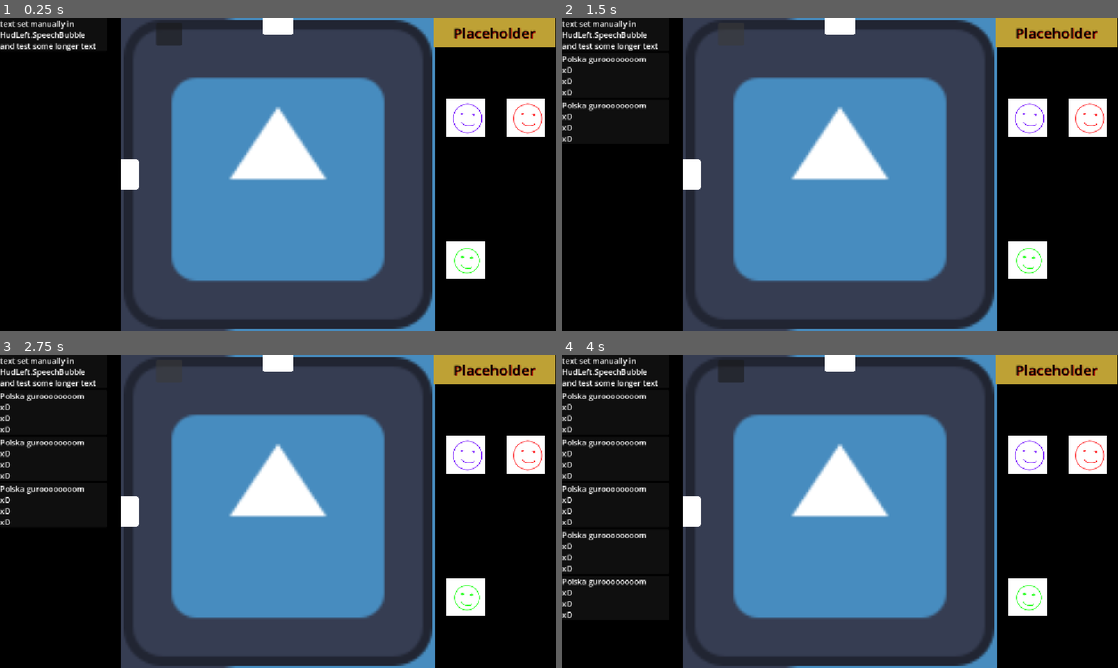
Above: before the commit, frames 1-4 (two rows, left to right).
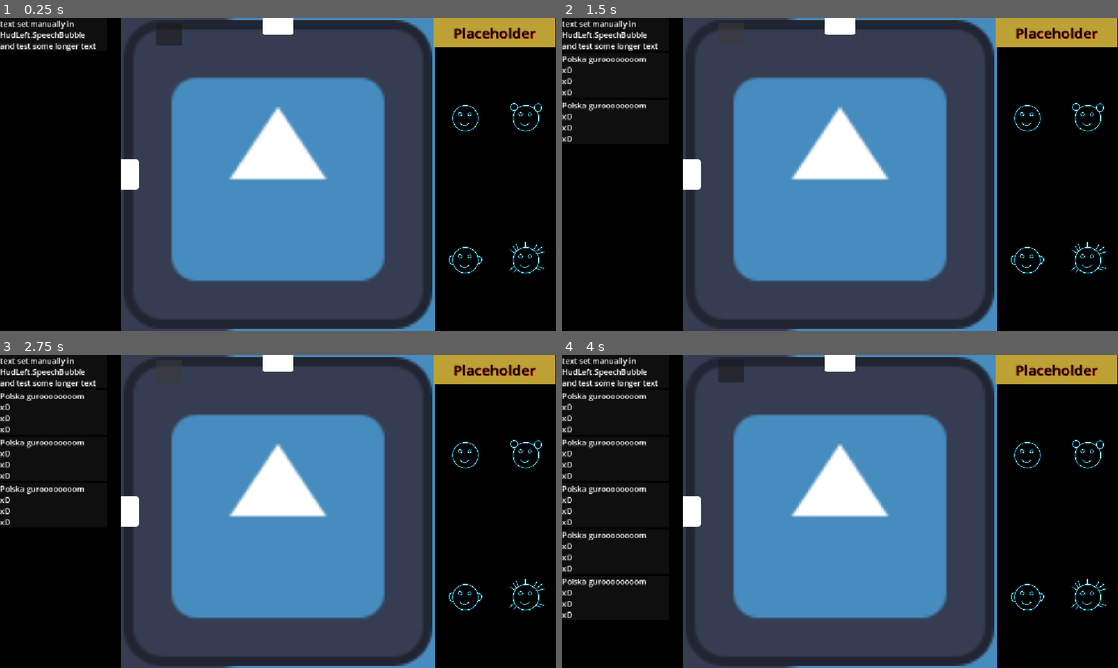
Above: after the commit, the same moments.

Repository: Wallted/ldjam-60
Game: Godot game, scene res://main.tscn
Same seed, same stepped clock (60 frames per second), same inputs: the game is played once before the commit and once after it. The engine's default icon, where the game draws it, is replaced by a stand-in: a white triangle on a blue panel in a dark square.
Inputs (mouse positions are in pixels of both pictures, inside the frame that each line leads up to):
- Up to frame 1 (0.25 s): no input
- Up to frame 2 (1.5 s): click (728, 33) at 0.5 s; click (728, 33) at 1.25 s
- Up to frame 3 (2.75 s): click (166, 370) at 2 s
- Up to frame 4 (4 s): tap Enter at 2.75 s; move the mouse to (962, 495) at 2.77 s; click (962, 495) at 2.92 s; tap Space at 3.5 s; move the mouse to (728, 527) at 3.52 s; click (728, 527) at 3.67 s

The runs differ from the first frame. In frame 1, 2.7% of the frame differs, in the area x 80-98%, y 25-84%; in frame 2, 2.7%; in frame 3, 2.7%; in frame 4, 2.7%.

Commit message:
[GUI] new graphics - so pointless

Diff:
--- a/HUD/hud_right.tscn
+++ b/HUD/hud_right.tscn
@@ -73,3 +73,7 @@
 [node name="Person3" parent="GridContainer" unique_id=1189271323 instance=ExtResource("2_ccku2")]
 layout_mode = 2
 person_id = 3
+
+[node name="Person4" parent="GridContainer" unique_id=1940082769 instance=ExtResource("2_ccku2")]
+layout_mode = 2
+person_id = 4
--- a/HUD/person.tscn
+++ b/HUD/person.tscn
@@ -6,20 +6,18 @@
 [ext_resource type="Texture2D" uid="uid://kbciljqqdhvi" path="res://img/placeholder_1_talking_1.png" id="3_r73l3"]
 [ext_resource type="Texture2D" uid="uid://djt4o420wvuig" path="res://img/placeholder_3_idle.png" id="4_qvx2b"]
 [ext_resource type="Texture2D" uid="uid://qjj6t7nh1atq" path="res://img/placeholder_1_talking_2.png" id="4_wxnko"]
+[ext_resource type="Texture2D" uid="uid://yjtwwdhgh4ca" path="res://img/placeholder_4_idle.png" id="5_83s5o"]
 [ext_resource type="Texture2D" uid="uid://d3kvq5113d84l" path="res://img/placeholder_2_talking_1.png" id="6_mfyg2"]
 [ext_resource type="Texture2D" uid="uid://c6ycp27o1x2q" path="res://img/placeholder_2_talking_2.png" id="7_icjey"]
 [ext_resource type="Texture2D" uid="uid://bthsgbfx76kst" path="res://img/placeholder_3_talking_1.png" id="9_3jopy"]
 [ext_resource type="Texture2D" uid="uid://cukcb1drnxbb5" path="res://img/placeholder_3_talking_2.png" id="10_3cu1k"]
+[ext_resource type="Texture2D" uid="uid://cf41xye4khd6x" path="res://img/placeholder_4_talking_1.png" id="12_2evq3"]
+[ext_resource type="Texture2D" uid="uid://yykd1n35yare" path="res://img/placeholder_4_talking_2.png" id="13_owash"]
 
 [sub_resource type="StyleBoxFlat" id="StyleBoxFlat_g8veb"]
 bg_color = Color(0.6, 0.6, 0.6, 0)
-border_width_left = 10
-border_width_top = 10
-border_width_right = 10
-border_width_bottom = 10
-border_color = Color(0.27645758, 0.75829554, 0, 1)
-shadow_color = Color(1, 1, 1, 0.6)
-shadow_size = 5
+shadow_color = Color(0.21176471, 0.96862745, 0.1882353, 0.26666668)
+shadow_size = 8
 
 [sub_resource type="GDScript" id="GDScript_vpyfa"]
 
@@ -47,6 +45,14 @@
 }],
 "loop": 1,
 "name": &"idle_3",
+"speed": 5.0
+}, {
+"frames": [{
+"duration": 1.0,
+"texture": ExtResource("5_83s5o")
+}],
+"loop": 1,
+"name": &"idle_4",
 "speed": 5.0
 }, {
 "frames": [{
@@ -90,6 +96,20 @@
 "loop": 1,
 "name": &"talking_3",
 "speed": 5.0
+}, {
+"frames": [{
+"duration": 1.0,
+"texture": ExtResource("12_2evq3")
+}, {
+"duration": 1.0,
+"texture": ExtResource("13_owash")
+}, {
+"duration": 1.0,
+"texture": ExtResource("5_83s5o")
+}],
+"loop": 1,
+"name": &"talking_4",
+"speed": 5.0
 }]
 script = SubResource("GDScript_vpyfa")
 
@@ -129,5 +149,6 @@
 theme_override_styles/panel = SubResource("StyleBoxFlat_g8veb")
 
 [node name="Avatar" type="AnimatedSprite2D" parent="Node2D" unique_id=2085319792]
+scale = Vector2(0.25, 0.25)
 sprite_frames = SubResource("SpriteFrames_5813k")
-animation = &"idle_1"
+animation = &"talking_4"
Binary file changed: img/placeholder_1_idle.png
Binary file changed: img/placeholder_1_talking_1.png
Binary file changed: img/placeholder_1_talking_2.png
Binary file changed: img/placeholder_2_idle.png
Binary file changed: img/placeholder_2_talking_1.png
Binary file changed: img/placeholder_2_talking_2.png
Binary file changed: img/placeholder_3_idle.png
Binary file changed: img/placeholder_3_talking_1.png
Binary file changed: img/placeholder_3_talking_2.png
Binary file added: img/placeholder_4_idle.png
Not shown, added: img/placeholder_4_idle.png.import
Binary file added: img/placeholder_4_talking_1.png
(and 12 more such lines)
